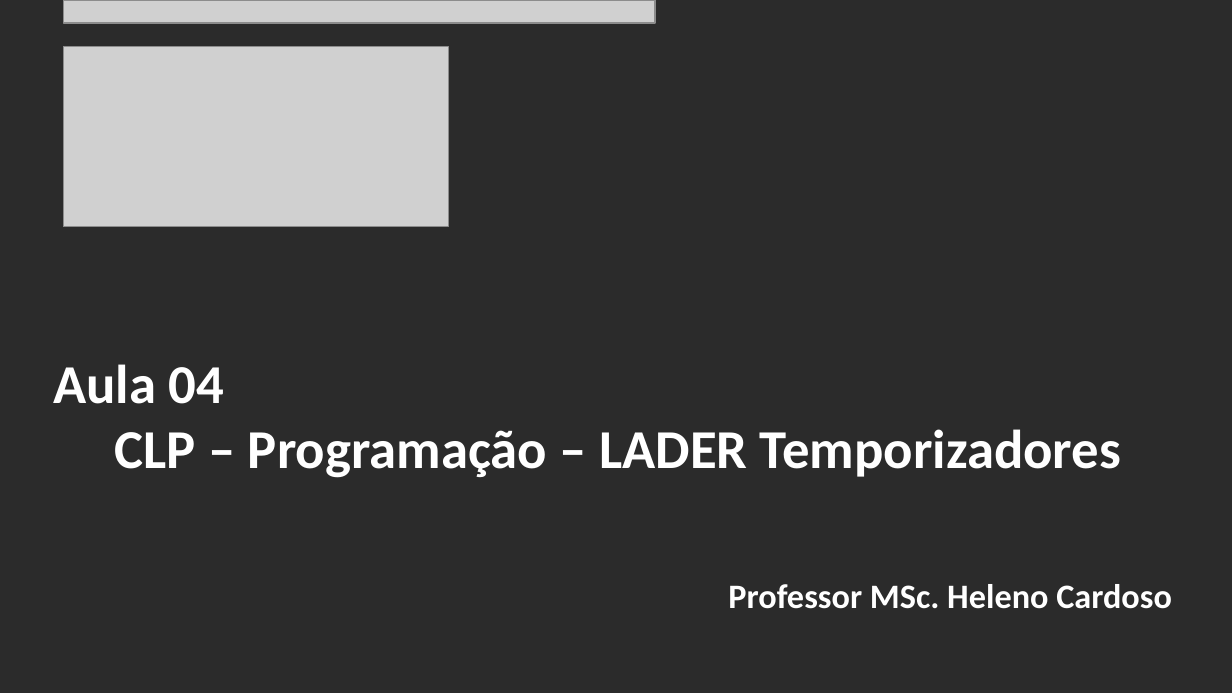
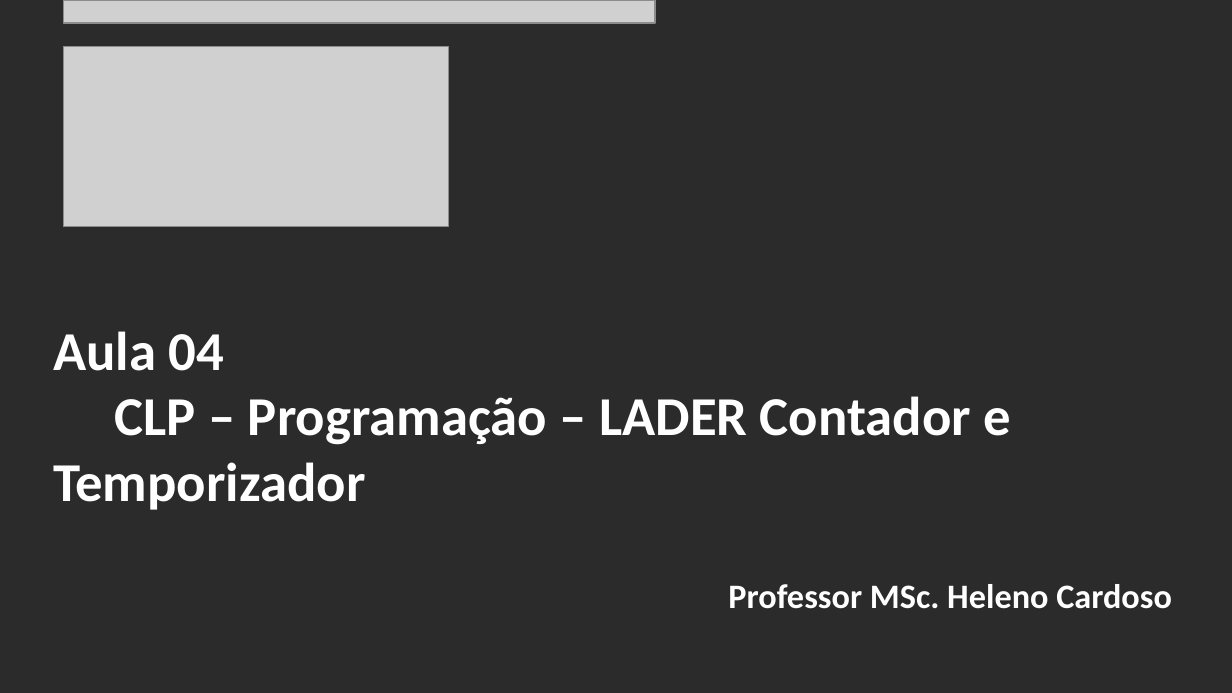
Before and after one commit to CloudEducationBrazil/WydenUniRuyControladoresLogicosProgCLP, a slide deck: slide 2 of 01 Classes/Aula4 - CLP - Programação - Ling LADER Contagem e Temporizadores.pptx. Drawn at 1232x693 pixels with LibreOffice and Linux fonts; fonts in the diff are those of the drawing; grey boxes stand for pictures; background and template pictures are left out; a plain dark background stands for a picture behind light text. Boxes give left, top, right and bottom in pixels: in the first picture for what was removed or moved away, otherwise in the second. Text is boxed around its words. In the diff, an @@ line names an element or a change of style, - is before the commit and + after.

```diff
--- a/01 Classes/Aula4 - CLP - Programação - Ling LADER Contagem e Temporizadores.pptx
+++ b/01 Classes/Aula4 - CLP - Programação - Ling LADER Contagem e Temporizadores.pptx
@@ title at [53, 331, 1011, 510]: text changed @@
-Aula 04
-CLP – Programação – LADER Temporizadores
+Aula 04
+CLP – Programação – LADER Contador e Temporizador
```
Also in this commit, not shown: 5 other slides changed, 8 slides added, 6 other files.
